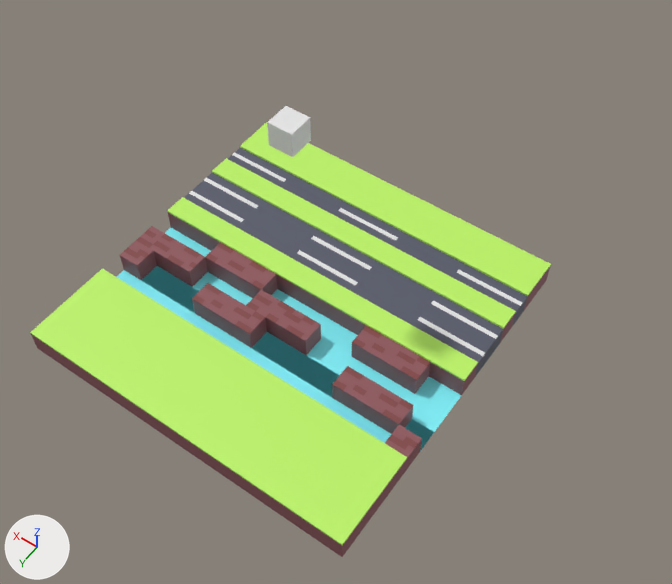
What one commit did to the Blender file Practica03/CrossyRoad.blend.
Camera for both pictures: a 50 mm camera at (-29.3, 35.7, 61.8) aimed at (-3.0, -1.0, 4.1). The lights are fixed; the arrows at lower left show +X, +Y and +Z.
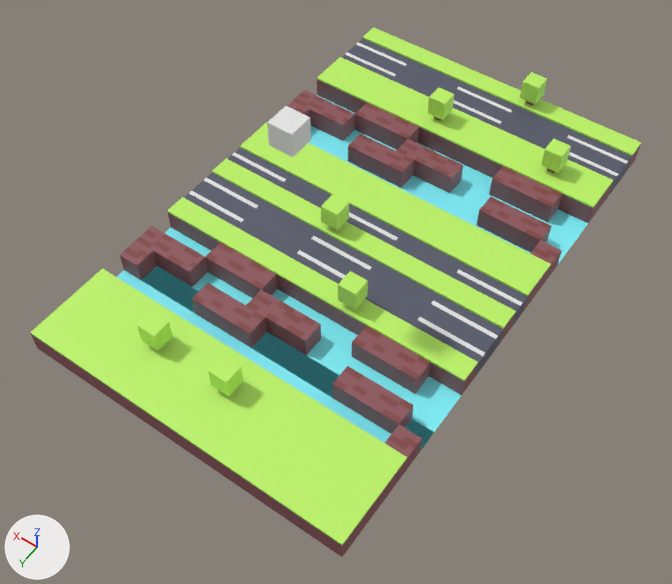
Boxes (x1, y1, x2, y2) around the edits, measured in the pictures (672 x 584 px):
'Plane.023', added (green): after (317, 57, 613, 223)
'Plane.010', reshaped, moved (9% narrower, 23% shorter): before (198, 173, 503, 359); after (363, 27, 641, 170)
'Plane.002', reshaped, moved (not visible before): after (342, 38, 632, 196)
'Plane.013', added: after (309, 95, 588, 264)
'Cube.012', added: after (477, 197, 551, 252)
'Cube.013', added: after (489, 166, 562, 222)
'Cube.009', added: after (348, 134, 414, 188)
'Cube.007', added: after (396, 139, 463, 193)
'Cube.010', added (brown): after (355, 103, 419, 150)
'Cube.011', added (brown): after (293, 90, 355, 141)
'Cube.016', added (green): after (208, 355, 243, 397)
'Cube.017', added (green): after (137, 311, 173, 351)
'Cube.019', added (green): after (338, 271, 368, 309)
'Cube.020', added (green): after (321, 194, 349, 230)
'Cube.022', added (green): after (541, 139, 571, 173)
'Cube.021', added (green): after (428, 87, 454, 121)
'Cube.023', added (green): after (520, 72, 547, 105)
'Cube.014', added (brown): after (530, 240, 562, 279)
'Cube.008', added: after (287, 101, 309, 117)
part 1 of me_plane_071, added: after (198, 173, 503, 359)
part 2 of me_plane_023, added: after (352, 38, 632, 183)
part 3 of me_plane_023, added: after (342, 48, 622, 196)
part 4 of me_plane_072, added (green): after (363, 27, 641, 156)
part 5 of me_plane_072, cut back: before (321, 231, 371, 280); after (627, 146, 640, 170)

The change, as a diff of the scene's bpy script:
```diff
--- a/Practica03/CrossyRoad.blend.py
+++ b/Practica03/CrossyRoad.blend.py
@@ me_plane_023 @@
 # used by ob_plane_002; location = (0.0, -4.0, 0.0); scale = (15.0, 1.0, 1.0)
-me_plane_023.from_pydata(...)  # 4 vertices, 1 face; spans x -1.0..1.0, y -1.0..1.0, z 0.0
+me_plane_023.from_pydata(...)  # 80 vertices, 60 faces; spans x -1.0..1.0, y -3.0..1.0, z 0.0..2.0
+# me_plane_023 part 2: a new loose piece of 40 vertices spanning x -1.0..1.0, y -3.0..-1.0, z 0.0..2.0
+# me_plane_023 part 3: 36 vertices added at x -1.0..1.0, y -1.0..1.0, z 2.0
+me_plane_023.materials.append(mat_material_007)  # dark blue #565969
+me_plane_023.materials.append(mat_material_009)  # white #e7e7e7
@@ me_plane_071 @@
 me_plane_071.from_pydata(...)  # 40 vertices, 30 faces; spans x -1.0..1.0, y -1.0..1.0, z 0.0..2.0
 # used by ob_plane_009; location = (0.0, -4.0, 0.0); scale = (15.0, 1.0, 1.0)
+# me_plane_071 part 1: the loose piece of 40 vertices spanning x -1.0..1.0, y -1.0..1.0, z 0.0..2.0 is copied, and the copy is moved by (0.0, -2.0, 0.0); it spans x -1.0..1.0, y -3.0..-1.0, z 0.0..2.0
 me_plane_071.materials.append(mat_material_007)
@@ me_plane_072 @@
 # used by ob_plane_010; location = (0.0, -6.0, 0.0); scale = (15.0, 1.0, 1.0)
-me_plane_072.from_pydata(...)  # 40 vertices, 30 faces; spans x -1.0..1.0, y -1.0..1.0, z 0.0..2.0
-me_plane_072.materials.append(mat_material_007)  # dark blue #565969
-me_plane_072.materials.append(mat_material_009)  # white #e7e7e7
+me_plane_072.from_pydata(...)  # 28 vertices, 24 faces; spans x -1.0..1.0, y -1.0..1.0, z 0.0..2.19
+# me_plane_072 part 4: a new loose piece of 20 vertices spanning x -1.0..1.0, y -1.0..1.0, z 1.99..2.19, in mat_material_006 (green #bdf465)
+# me_plane_072 part 5
+# 32 vertices are removed from x -1.0..1.0, y -1.0..1.0, z 2.0
+# 29 faces are deleted
+# 5 new faces join them, mat_material_008 (brown #8e555b)
+me_plane_072.materials.append(mat_material_008)  # brown #8e555b
+me_plane_072.materials.append(mat_material_006)  # green #bdf465
@@ ob_plane_002 @@
 ob_plane_002 = bpy.data.objects.new('Plane.002', me_plane_023)
-ob_plane_002.location = (0.0, -4.0, 0.0)
+ob_plane_002.location = (0.0, -28.0, 0.0)
 ob_plane_002.scale = (15.0, 1.0, 1.0)
@@ ob_plane_010 @@
 ob_plane_010 = bpy.data.objects.new('Plane.010', me_plane_072)
-ob_plane_010.location = (0.0, -6.0, 0.0)
+ob_plane_010.location = (0.0, -32.0, 0.0)
 ob_plane_010.scale = (15.0, 1.0, 1.0)
@@ ob_cube_023 @@
+ob_cube_023 = bpy.data.objects.new('Cube.023', me_cube_021)  # 104 vertices, 102 faces; spans x -2.33..2.33, y -2.33..2.33, z -1.0..6.34; in mat_material_008 (brown #8e555b), mat_material_006 (green #bdf465)
+ob_cube_023.location = (-3.93, -32.03, 2.56)
+ob_cube_023.scale = (0.364, 0.364, 0.364)
@@ ob_cube_022 @@
+ob_cube_022 = bpy.data.objects.new('Cube.022', me_cube_021.copy())
+ob_cube_022.location = (-9.93, -25.03, 2.56)
+ob_cube_022.scale = (0.364, 0.364, 0.364)
@@ ob_cube_021 @@
+ob_cube_021 = bpy.data.objects.new('Cube.021', me_cube_021.copy())
+ob_cube_021.location = (2.07, -25.03, 2.56)
+ob_cube_021.scale = (0.364, 0.364, 0.364)
@@ ob_cube_020 @@
+ob_cube_020 = bpy.data.objects.new('Cube.020', me_cube_021.copy())
+ob_cube_020.location = (2.07, -8.03, 2.56)
+ob_cube_020.scale = (0.364, 0.364, 0.364)
@@ ob_cube_019 @@
+ob_cube_019 = bpy.data.objects.new('Cube.019', me_cube_021.copy())
+ob_cube_019.location = (-3.93, -2.03, 2.56)
+ob_cube_019.scale = (0.364, 0.364, 0.364)
@@ ob_cube_017 @@
+ob_cube_017 = bpy.data.objects.new('Cube.017', me_cube_021.copy())
+ob_cube_017.location = (6.07, 9.97, 2.56)
+ob_cube_017.scale = (0.364, 0.364, 0.364)
@@ ob_cube_016 @@
+ob_cube_016 = bpy.data.objects.new('Cube.016', me_cube_021.copy())
+ob_cube_016.location = (-0.93, 9.97, 2.56)
+ob_cube_016.scale = (0.364, 0.364, 0.364)
@@ ob_cube_014 @@
+ob_cube_014 = bpy.data.objects.new('Cube.014', me_cube_096.copy())  # the mesh of ob_cube_006
+ob_cube_014.location = (-14.0, -16.0, 1.0)
@@ ob_cube_013 @@
+ob_cube_013 = bpy.data.objects.new('Cube.013', me_cube_095.copy())  # the mesh of ob_cube_005
+ob_cube_013.location = (-7.0, -22.0, 1.0)
@@ ob_cube_012 @@
+ob_cube_012 = bpy.data.objects.new('Cube.012', me_cube_095.copy())  # the mesh of ob_cube_005
+ob_cube_012.location = (-8.0, -18.0, 1.0)
@@ ob_cube_011 @@
+ob_cube_011 = bpy.data.objects.new('Cube.011', me_cube_093.copy())  # the mesh of ob_cube_003
+ob_cube_011.location = (14.0, -20.0, 1.0)
@@ ob_cube_010 @@
+ob_cube_010 = bpy.data.objects.new('Cube.010', me_cube_092.copy())  # the mesh of ob_cube_002
+ob_cube_010.location = (8.0, -22.0, 1.0)
@@ ob_cube_009 @@
+ob_cube_009 = bpy.data.objects.new('Cube.009', me_cube_095.copy())  # the mesh of ob_cube_005
+ob_cube_009.location = (6.0, -18.0, 1.0)
@@ ob_cube_008 @@
+ob_cube_008 = bpy.data.objects.new('Cube.008', me_cube_096.copy())  # the mesh of ob_cube_006
+ob_cube_008.location = (14.0, -18.0, 1.0)
@@ ob_cube_007 @@
+ob_cube_007 = bpy.data.objects.new('Cube.007', me_cube_064.copy())  # the mesh of ob_cube_001
+ob_cube_007.location = (-2.0, -20.0, 1.0)
@@ ob_plane_023 @@
+ob_plane_023 = bpy.data.objects.new('Plane.023', me_plane_028.copy())  # the mesh of ob_plane_007
+ob_plane_023.location = (0.0, -26.0, 0.0)
+ob_plane_023.scale = (15.0, 1.0, 1.0)
@@ ob_plane_013 @@
+ob_plane_013 = bpy.data.objects.new('Plane.013', me_plane_047.copy())  # the mesh of ob_plane_026
+ob_plane_013.location = (0.0, -16.0, 0.0)
+ob_plane_013.scale = (15.0, 1.0, 1.0)
```
